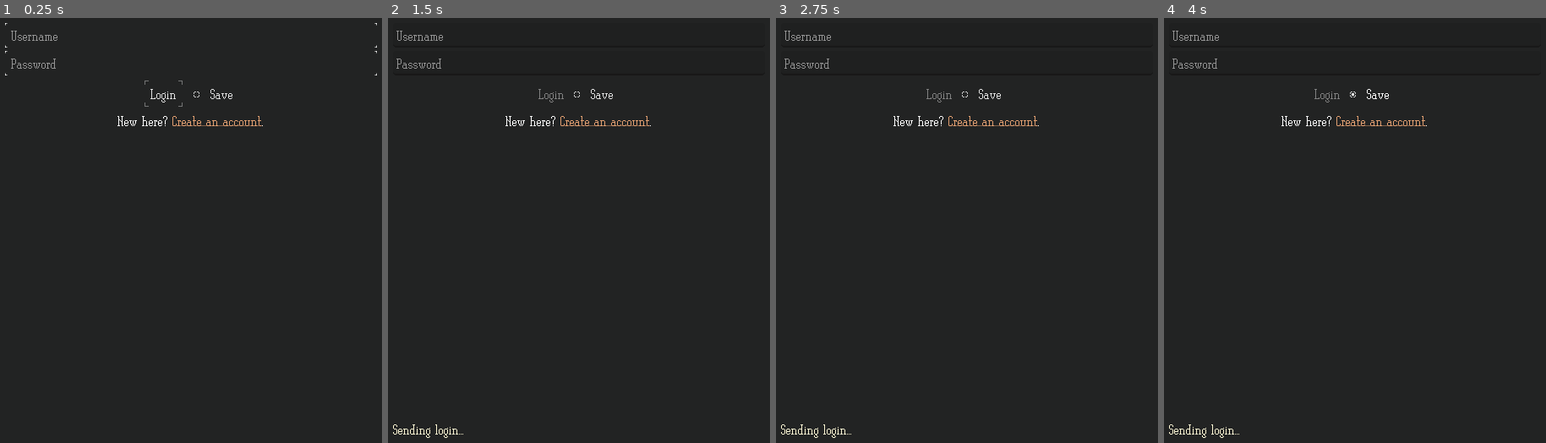
Above: before the commit, frames 1-4 (left to right).
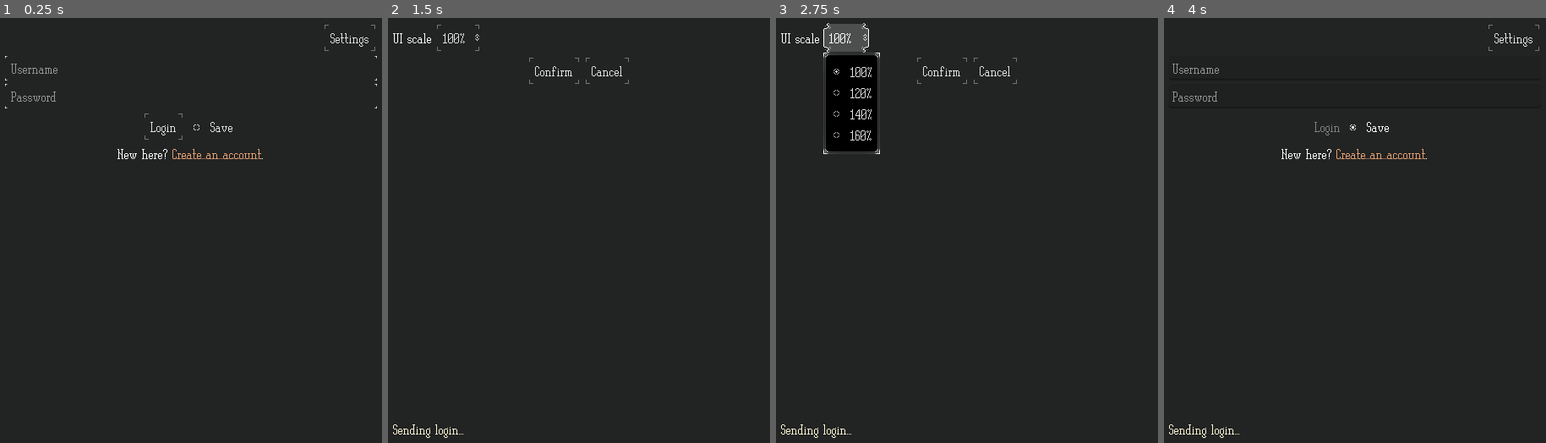
Above: after the commit, the same moments.

Repository: tristanbatchler/TwilightGroveOnline
Game: Godot game, scene res://states/connected/connected.tscn
The game is run twice, just before and just after one commit, with the same random seed, the same clock (stepped at 60 frames per second) and the same inputs. This scene is started directly instead of the project's main scene.
Inputs (mouse positions are in pixels of both pictures, inside the frame that each line leads up to):
- Up to frame 1 (0.25 s): no input
- Up to frame 2 (1.5 s): click "Login" at 0.5 s; click (739, 39) at 1.25 s, where only the run after the commit has a clickable "Settings"
- Up to frame 3 (2.75 s): click (844, 39) at 2 s, where only the run after the commit has a clickable "100%"
- Up to frame 4 (4 s): click (1381, 69) at 2.75 s, where only the run after the commit has a clickable "Cancel"; click "Save" at 3.5 s

The runs differ from the first frame. In frame 1, 1.0% of the frame differs, in the area x 1-99%, y 1-34%; in frame 2, 0.7%; in frame 3, 4.5%, in the area x 1-69%, y 1-33%; in frame 4, 0.9%.

Commit message:
Add UI scale setting and settings form for user customization

Diff:
--- a/client/game_manager.gd
+++ b/client/game_manager.gd
@@ -18,12 +18,14 @@
 	REMEMBER_ME_CHECKED,
 	SAVED_USERNAME,
 	SAVED_PASSWORD,
+	UI_SCALE,
 }
 
 var _config_key_names: Dictionary[ConfigKey, String] = {
 	ConfigKey.REMEMBER_ME_CHECKED: "REMEMBER_ME_CHECKED",
 	ConfigKey.SAVED_USERNAME: "SAVED_USERNAME",
 	ConfigKey.SAVED_PASSWORD: "SAVED_PASSWORD",
+	ConfigKey.UI_SCALE: "UI_SCALE",
 }
 
 
--- a/client/project.godot
+++ b/client/project.godot
@@ -25,6 +25,7 @@
 window/size/viewport_width=640
 window/size/viewport_height=640
 window/stretch/mode="viewport"
+window/stretch/aspect="expand"
 
 [editor_plugins]
 
--- a/client/states/connected/connected.gd
+++ b/client/states/connected/connected.gd
@@ -2,19 +2,34 @@
 
 const Packets := preload("res://packets.gd")
 
+@onready var _settings_button: Button = $CanvasLayer/MarginContainer/VBoxContainer/SettingsButton
+@onready var _settings_form: SettingsForm = $CanvasLayer/MarginContainer/VBoxContainer/SettingsForm
 @onready var _login_form: LoginForm = $CanvasLayer/MarginContainer/VBoxContainer/LoginForm
 @onready var _register_form: RegisterForm = $CanvasLayer/MarginContainer/VBoxContainer/RegisterForm
 @onready var _register_prompt: RichTextLabel = $CanvasLayer/MarginContainer/VBoxContainer/RegisterPrompt
 @onready var _log: Log = $CanvasLayer/MarginContainer/VBoxContainer/Log
 
-
 func _ready() -> void:
+	_settings_button.pressed.connect(_on_settings_button_pressed)
+	_settings_form.form_closed.connect(_on_settings_form_closed)
 	_login_form.form_submitted.connect(_on_login_form_submitted)
 	_register_form.form_submitted.connect(_on_register_form_submitted)
 	_register_form.form_canceled.connect(_on_register_form_canceled)
 	_register_prompt.meta_clicked.connect(_on_register_prompt_meta_clicked)
 	WS.packet_received.connect(_on_ws_packet_received)
 	WS.connection_closed.connect(_on_ws_connection_closed)
+
+func _on_settings_button_pressed() -> void:
+	_login_form.hide()
+	_register_prompt.hide()
+	_settings_button.hide()
+	_settings_form.show()
+
+func _on_settings_form_closed() -> void:
+	_settings_form.hide()
+	_settings_button.show()
+	_register_prompt.show()
+	_login_form.show()
 
 func _on_register_form_canceled() -> void:
 	_register_form.hide()
--- a/client/states/connected/connected.tscn
+++ b/client/states/connected/connected.tscn
@@ -1,9 +1,10 @@
-[gd_scene load_steps=6 format=3 uid="uid://c5ewcm28nnahr"]
+[gd_scene load_steps=7 format=3 uid="uid://c5ewcm28nnahr"]
 
 [ext_resource type="Script" path="res://states/connected/connected.gd" id="1_whc4w"]
 [ext_resource type="Theme" uid="uid://chlnkbertyww3" path="res://resources/theme/ornate-theme.tres" id="1_xi3ng"]
 [ext_resource type="Script" path="res://ui/log/log.gd" id="2_1p833"]
 [ext_resource type="PackedScene" uid="uid://dkweaj281ywfm" path="res://ui/login_form/login_form.tscn" id="2_vvt47"]
+[ext_resource type="PackedScene" uid="uid://cxc5en8cac0x3" path="res://ui/settings_form/settings_form.tscn" id="3_act3l"]
 [ext_resource type="PackedScene" uid="uid://ck54gpx76tecr" path="res://ui/register_form/register_form.tscn" id="3_enitm"]
 
 [node name="Connected" type="Node"]
@@ -24,6 +25,15 @@
 theme_override_constants/margin_bottom = 20
 
 [node name="VBoxContainer" type="VBoxContainer" parent="CanvasLayer/MarginContainer"]
+layout_mode = 2
+
+[node name="SettingsButton" type="Button" parent="CanvasLayer/MarginContainer/VBoxContainer"]
+layout_mode = 2
+size_flags_horizontal = 8
+text = "Settings"
+
+[node name="SettingsForm" parent="CanvasLayer/MarginContainer/VBoxContainer" instance=ExtResource("3_act3l")]
+visible = false
 layout_mode = 2
 
 [node name="LoginForm" parent="CanvasLayer/MarginContainer/VBoxContainer" instance=ExtResource("2_vvt47")]
--- /dev/null
+++ b/client/ui/settings_form/settings_form.gd
@@ -0,0 +1,64 @@
+class_name SettingsForm
+extends VBoxContainer
+
+@onready var _ui_scale_option_button: OptionButton = $UiScaleHBox/OptionButton
+@onready var _confirm_button: Button = $HBoxContainer/ConfirmButton
+@onready var _cancel_button: Button = $HBoxContainer/CancelButton
+
+signal form_closed()
+
+var _ui_scale := 1.0
+var _original_ui_scale := _ui_scale
+
+func _ready() -> void:
+	_ui_scale_option_button.item_selected.connect(_on_ui_scale_option_selected)
+	_confirm_button.pressed.connect(_submit_form)
+	_cancel_button.pressed.connect(_cancel_form)
+
+
+	var saved_ui_scale: Variant = GameManager.get_config(GameManager.ConfigKey.UI_SCALE)
+	if typeof(saved_ui_scale) not in [TYPE_INT, TYPE_FLOAT]:
+		saved_ui_scale = _original_ui_scale
+	_original_ui_scale = saved_ui_scale
+	_apply_ui_scale(_original_ui_scale)
+	_ui_scale_option_button.select(_ui_scale_to_idx(_original_ui_scale))
+
+func _on_ui_scale_option_selected(index: int) -> void:
+	var option_text := _ui_scale_option_button.get_item_text(index)
+	_ui_scale = float(option_text.trim_suffix("%")) / 100.0
+	_apply_ui_scale(_ui_scale)
+
+func _apply_ui_scale(scale) -> void:
+	get_window().content_scale_factor = scale
+
+func _save_ui_scale(scale) -> void:
+	GameManager.set_config(GameManager.ConfigKey.UI_SCALE, scale)
+
+func _submit_form() -> void:
+	_save_ui_scale(_ui_scale)
+	_original_ui_scale = _ui_scale
+	form_closed.emit()
+
+func _cancel_form() -> void:
+	_ui_scale = _original_ui_scale
+	_apply_ui_scale(_original_ui_scale)
+	_ui_scale_option_button.select(_ui_scale_to_idx(_ui_scale))
+	form_closed.emit()
+
+func _ui_scale_to_idx(scale: float) -> int:
+	#     scale = min_scale + index * (max_scale - min_scale) / (num_options - 1)
+	# ==> scale - min_scale = index * (max_scale - min_scale) / (num_options - 1)
+	# ==> (num_options - 1) * (scale - min_scale) = index * (max_scale - min_scale)
+	# ==> index = (num_options - 1) * (scale - min_scale) / (max_scale - min_scale)
+	var num_options := _ui_scale_option_button.item_count
+	var min_scale := _get_scale_from_text(_ui_scale_option_button.get_item_text(0)) / 100.0
+	var max_scale := _get_scale_from_text(_ui_scale_option_button.get_item_text(num_options - 1)) / 100.0
+	var index := (num_options - 1) * (scale - min_scale) / (max_scale - min_scale)
+	return index
+
+func _get_scale_from_text(option_text: String) -> float:
+	return float(option_text.trim_suffix("%"))
+
+func _ui_scale_option_text_to_idx(option_text: String) -> int:
+	var scale := _get_scale_from_text(option_text)
+	return _ui_scale_to_idx(scale)
--- /dev/null
+++ b/client/ui/settings_form/settings_form.tscn
@@ -0,0 +1,43 @@
+[gd_scene load_steps=2 format=3 uid="uid://cxc5en8cac0x3"]
+
+[ext_resource type="Script" path="res://ui/settings_form/settings_form.gd" id="1_w1dsw"]
+
+[node name="SettingsForm" type="VBoxContainer"]
+anchors_preset = 15
+anchor_right = 1.0
+anchor_bottom = 1.0
+grow_horizontal = 2
+grow_vertical = 2
+script = ExtResource("1_w1dsw")
+
+[node name="UiScaleHBox" type="HBoxContainer" parent="."]
+layout_mode = 2
+
+[node name="UiScaleLabel" type="Label" parent="UiScaleHBox"]
+layout_mode = 2
+text = "UI scale"
+
+[node name="OptionButton" type="OptionButton" parent="UiScaleHBox"]
+layout_mode = 2
+item_count = 4
+popup/item_0/text = "100%"
+popup/item_0/id = 0
+popup/item_1/text = "120%"
+popup/item_1/id = 1
+popup/item_2/text = "140%"
+popup/item_2/id = 2
+popup/item_3/text = "160%"
+popup/item_3/id = 3
+
+[node name="HBoxContainer" type="HBoxContainer" parent="."]
+layout_mode = 2
+size_flags_horizontal = 4
+size_flags_vertical = 10
+
+[node name="ConfirmButton" type="Button" parent="HBoxContainer"]
+layout_mode = 2
+text = "Confirm"
+
+[node name="CancelButton" type="Button" parent="HBoxContainer"]
+layout_mode = 2
+text = "Cancel"
Not shown, changed: README.md
